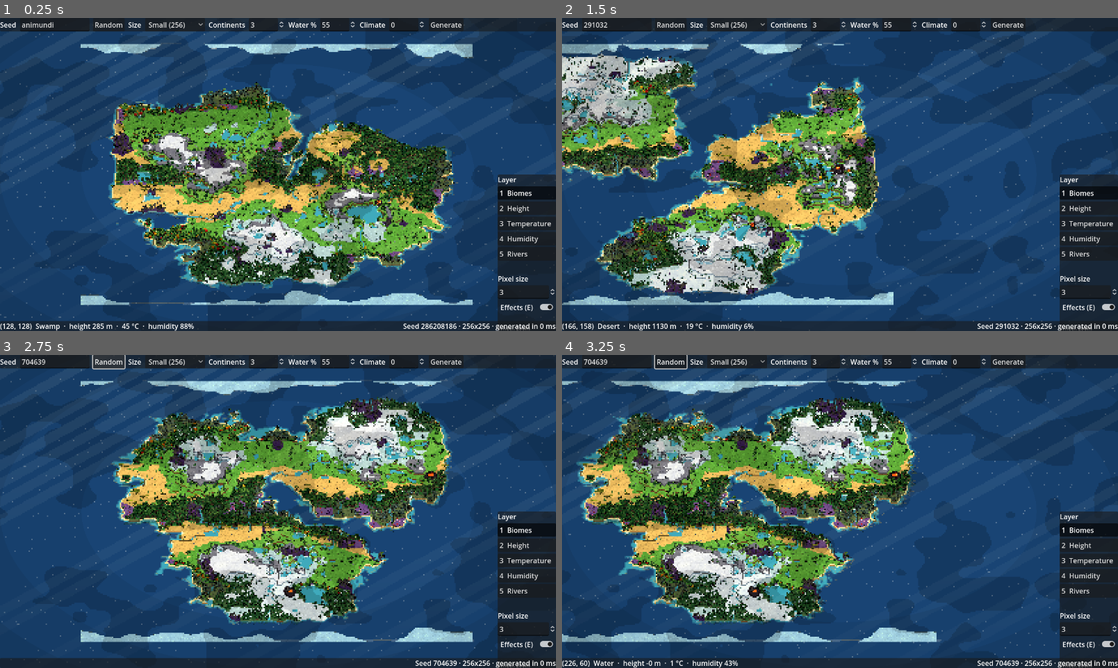
Above: before the commit, frames 1-4 (two rows, left to right).
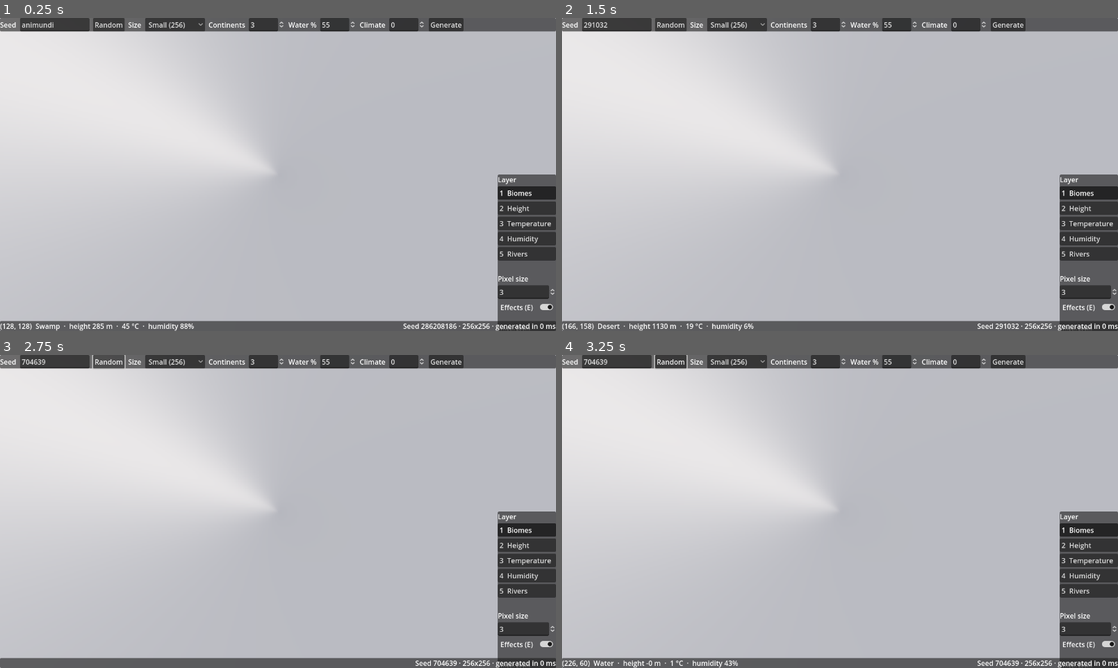
Above: after the commit, the same moments.

Repository: criptore/animundi
Game: Godot game, scene res://scenes/main.tscn
Two runs of this game, one before a commit and one after it. Both use one fixed random seed, a clock stepped at 60 frames per second and the inputs below.
Inputs (mouse positions are in pixels of both pictures, inside the frame that each line leads up to):
- Up to frame 1 (0.25 s): no input
- Up to frame 2 (1.5 s): tap Enter at 0.5 s; move the mouse to (962, 158) at 0.52 s; hold D 0.53-1.25 s; tap R at 0.6 s; click (962, 158) at 0.67 s; drag from (728, 190) to (812, 237) at 1.27 s
- Up to frame 3 (2.75 s): click "Random" at 2 s
- Up to frame 4 (3.25 s): move the mouse to (895, 442) at 2.77 s; hold D from 2.78 s (still down); tap 1 at 2.85 s

The runs differ from the first frame. In frame 1, 97% of the frame differs, in the area x 0-100%, y 0-100%; in frame 2, 97%; in frame 3, 97%; in frame 4, 97%.

Commit message:
Replace homemade effects with Leo Peltola's 3D pixel-art stylizer
The light shafts, vignette, cloud shadows, cliff-edge lines and wind
sway are removed. The outline & highlight pass from Leo Peltola's
Godot-3d-pixelart-demo (MIT, copied unmodified into shaders/vendor with
its license) is drawn on a quad in front of the camera, kept the size
of the view and hidden from the reflection camera; E toggles it.

The project switches to the Forward+ renderer, which the stylizer needs
for the normal buffer. Vertex colours are converted to linear again and
the sun and ambient energies re-measured so a lit surface shows its
palette colour.

Co-Authored-By: Claude Opus 5.5 <noreply@anthropic.com>
Claude-Session: https://claude.ai/code/session_01GoyuuhY9JrMPE9JVSkrvu8

Diff:
--- a/project.godot
+++ b/project.godot
@@ -8,7 +8,7 @@
 config/name="Animundi"
 config/description="A pixel-art god sandbox where every world is generated from a seed."
 run/main_scene="res://scenes/main.tscn"
-config/features=PackedStringArray("4.3", "GL Compatibility")
+config/features=PackedStringArray("4.3", "Forward Plus")
 config/icon="res://icon.svg"
 
 [display]
@@ -18,7 +18,7 @@
 
 [rendering]
 
-renderer/rendering_method="gl_compatibility"
-renderer/rendering_method.mobile="gl_compatibility"
+renderer/rendering_method="forward_plus"
+renderer/rendering_method.mobile="mobile"
 textures/canvas_textures/default_texture_filter=0
 2d/snap/snap_2d_transforms_to_pixel=true
--- a/scripts/main.gd
+++ b/scripts/main.gd
@@ -13,8 +13,9 @@
 const SceneStyle = preload("res://scripts/render3d/scene_style.gd")
 const Hud = preload("res://scripts/ui/hud.gd")
 
-## Render layer of the water surfaces, hidden from the reflection camera.
+## Render layers hidden from the reflection camera: water surfaces and the stylizer pass.
 const WATER_LAYER := 2
+const STYLIZER_LAYER := 4
 
 var settings := WorldSettings.new()
 var world: WorldData
@@ -33,6 +34,8 @@
 ## Renders the scene mirrored under the water plane, for water reflections.
 var _reflection := SubViewport.new()
 var _reflection_camera := Camera3D.new()
+## Leo Peltola's pixel-art outline & highlight pass, on a quad in front of the camera.
+var _stylizer: MeshInstance3D
 var _hud := Hud.new()
 var _style := SceneStyle.new()
 var _dragging := false
@@ -49,7 +52,6 @@
 	_container.stretch_shrink = pixel_scale
 	_container.texture_filter = CanvasItem.TEXTURE_FILTER_NEAREST
 	_container.mouse_filter = Control.MOUSE_FILTER_IGNORE
-	_container.material = _style.post
 	add_child(_container)
 	_viewport.msaa_3d = Viewport.MSAA_DISABLED
 	_container.add_child(_viewport)
@@ -61,6 +63,7 @@
 	for node in [_terrain, _ocean, _vegetation, _camera]:
 		_viewport.add_child(node)
 	_camera.current = true
+	_stylizer = _style.add_stylizer(_camera, STYLIZER_LAYER)
 
 	# Reflections: a camera mirrored under the water plane renders the same world (water itself
 	# excluded through its render layer) into a transparent texture the water shader reads.
@@ -70,7 +73,7 @@
 	_reflection.render_target_update_mode = SubViewport.UPDATE_ALWAYS
 	_viewport.add_child(_reflection)
 	_reflection_camera.projection = Camera3D.PROJECTION_ORTHOGONAL
-	_reflection_camera.cull_mask = 0xFFFFF & ~WATER_LAYER
+	_reflection_camera.cull_mask = 0xFFFFF & ~WATER_LAYER & ~STYLIZER_LAYER
 	_reflection_camera.current = true
 	_reflection.add_child(_reflection_camera)
 	_style.water.set_shader_parameter("reflection", _reflection.get_texture())
@@ -80,7 +83,7 @@
 	_hud.generate_requested.connect(generate)
 	_hud.layer_selected.connect(show_layer)
 	_hud.pixel_scale_changed.connect(set_pixel_scale)
-	_hud.effects_toggled.connect(_style.set_effects)
+	_hud.effects_toggled.connect(func(on): _stylizer.visible = on)
 	add_child(_hud)
 	generate()
 
@@ -88,10 +91,7 @@
 func generate() -> void:
 	world = WorldGenerator.generate(settings)
 	_heights = TerrainBuilder.heights(world)
-	var heightmap := TerrainBuilder.heightmap_texture(world, _heights)
-	_style.water.set_shader_parameter("heightmap", heightmap)
-	_style.terrain.set_shader_parameter("heightmap", heightmap)
-	_style.terrain.set_shader_parameter("has_heightmap", true)
+	_style.water.set_shader_parameter("heightmap", TerrainBuilder.heightmap_texture(world, _heights))
 	_style.water.set_shader_parameter("map_size", Vector2(world.width, world.height))
 
 	var ocean := PlaneMesh.new()
@@ -143,6 +143,8 @@
 	if world == null:
 		return
 	_update_reflection()
+	var view := _viewport.size
+	_style.update_stylizer(_stylizer, _camera, float(view.x) / maxf(view.y, 1.0))
 	var close := _camera.world_per_pixel() < GROUND_COVER_MAX_PIXEL
 	for node in _ground_cover:
 		node.visible = close
--- a/scripts/render3d/scene_style.gd
+++ b/scripts/render3d/scene_style.gd
@@ -1,24 +1,20 @@
 ## The shared look of every 3D view (game and asset sheets): environment, sun and materials,
 ## following docs/ART_DIRECTION.md. Change the look here and it changes everywhere.
-## Palette colours are given to the shaders as they are (no linear conversion): sun and ambient are
-## tuned so a lit flat surface shows its palette colour and a shaded one about 60% of it.
+## Rendered with Forward+: palette colours are sRGB, vertex colours are converted to linear; sun and
+## ambient are tuned (measured) so a lit flat surface shows its palette colour.
 extends RefCounted
 
 const TerrainShader = preload("res://shaders/terrain.gdshader")
 const WaterShader = preload("res://shaders/water.gdshader")
 const SpriteShader = preload("res://shaders/sprite.gdshader")
-const PostShader = preload("res://shaders/post.gdshader")
+const StylizerShader = preload("res://shaders/vendor/pixelart_stylizer.gdshader")
 const SpriteLibrary = preload("res://scripts/render3d/sprite_library.gd")
-
-## Wind sway (world units at the top of the sprite) by sprite group; others stand still.
-const SWAY := {"trees": 0.05, "plants": 0.03}
-const STILL := ["plants/Rock", "plants/Boulder", "plants/Grassy_rock", "plants/Cactus"]
 
 var terrain := ShaderMaterial.new()
 var water := ShaderMaterial.new()
-## Final pass on the low-resolution render (light shafts, warm grade, vignette).
-var post := ShaderMaterial.new()
-var effects := true
+## Leo Peltola's 3D pixel-art outline & highlight pass (shaders/vendor), drawn on a quad just in
+## front of the camera: dark outlines where depth jumps, light highlights where surfaces turn.
+var stylizer := ShaderMaterial.new()
 var _sprites := {}
 
 
@@ -27,7 +23,7 @@
 	water.shader = WaterShader
 	water.set_shader_parameter("shallow_color", Color("#49ccdf"))
 	water.set_shader_parameter("deep_color", Color("#1b4479"))
-	post.shader = PostShader
+	stylizer.shader = StylizerShader
 
 
 ## Material drawing one sprite (shared by every instance of it).
@@ -36,17 +32,28 @@
 		var m := ShaderMaterial.new()
 		m.shader = SpriteShader
 		m.set_shader_parameter("sprite", SpriteLibrary.texture(id))
-		m.set_shader_parameter("sway", 0.0 if id in STILL else SWAY.get(id.get_slice("/", 0), 0.0))
-		m.set_shader_parameter("effects", effects)
 		_sprites[id] = m
 	return _sprites[id]
 
 
-## Turns the shader effects (wind, clouds, outlines, light shafts, grade) on or off everywhere.
-func set_effects(on: bool) -> void:
-	effects = on
-	for m in [terrain, water, post] + _sprites.values():
-		m.set_shader_parameter("effects", on)
+## Adds the stylizer pass in front of `camera` (it must be kept sized with update_stylizer).
+## It sits on its own render layer so other cameras (reflections) can leave it out.
+func add_stylizer(camera: Camera3D, layer: int) -> MeshInstance3D:
+	var quad := MeshInstance3D.new()
+	var plane := PlaneMesh.new()
+	quad.mesh = plane
+	quad.material_override = stylizer
+	quad.layers = layer
+	quad.cast_shadow = GeometryInstance3D.SHADOW_CASTING_SETTING_OFF
+	# A plane facing the camera, just past its near plane.
+	quad.transform = Transform3D(Basis(Vector3.RIGHT, PI / 2.0), Vector3(0, 0, -camera.near - 0.5))
+	camera.add_child(quad)
+	return quad
+
+
+## Keeps the stylizer quad covering the whole view of an orthographic camera.
+func update_stylizer(quad: MeshInstance3D, camera: Camera3D, aspect: float) -> void:
+	(quad.mesh as PlaneMesh).size = Vector2(camera.size * aspect, camera.size) * 1.2
 
 
 ## Adds the environment (sky colour, soft bluish ambient) and the warm sun to `parent`.
@@ -57,7 +64,7 @@
 	env.ambient_light_source = Environment.AMBIENT_SOURCE_COLOR
 	# Bluish ambient: shadows turn cool and soft instead of black (cosy look).
 	env.ambient_light_color = Color(0.62, 0.72, 0.95)
-	env.ambient_light_energy = 0.21
+	env.ambient_light_energy = 0.47
 	var world_env := WorldEnvironment.new()
 	world_env.environment = env
 	parent.add_child(world_env)
@@ -66,7 +73,7 @@
 	# fall to the right of every tree and rock.
 	var sun := DirectionalLight3D.new()
 	sun.rotation_degrees = Vector3(-42.0, -65.0, 0.0)
-	sun.light_energy = 0.47
+	sun.light_energy = 1.05
 	sun.light_color = Color(1.0, 0.93, 0.8)
 	sun.shadow_enabled = true
 	sun.directional_shadow_mode = DirectionalLight3D.SHADOW_ORTHOGONAL
--- a/scripts/render3d/terrain_builder.gd
+++ b/scripts/render3d/terrain_builder.gd
@@ -104,7 +104,7 @@
 
 
 ## Terrain mesh. `layer` is "Biomes" or one of the data layers of MapRenderer.
-## Colours are used as they are: the renderer (GL Compatibility) lights them directly.
+## Palette colours are sRGB; vertex colours are stored linear, as the Forward+ renderer expects.
 static func build_terrain(world: WorldData, h: PackedFloat32Array, layer := "Biomes",
 		renderer: MapRenderer = null) -> ArrayMesh:
 	var verts := PackedVector3Array()
@@ -128,9 +128,10 @@
 				c = Color(base.r + v, base.g + v, base.b + v * 0.5)
 			else:
 				c = renderer.layer_color(world, i, layer)
+			c = c.srgb_to_linear()
 			var top_uv := Vector2(pattern(world.biome[i]) if layer == "Biomes" else Pattern.PLAIN, 0.0)
 			_quad(verts, normals, colors, uvs, Vector3(x - 0.5, top, z - 0.5), Vector3(1, 0, 0), Vector3(0, 0, 1), Vector3.UP, c, top_uv)
-			var wall: Color = side_color(world.biome[i]) if layer == "Biomes" or renderer == null else c.darkened(0.3)
+			var wall: Color = side_color(world.biome[i]).srgb_to_linear() if layer == "Biomes" or renderer == null else c.darkened(0.3)
 			for s in sides:
 				var d: Vector2i = s[0]
 				var n: Vector3 = s[1]
--- a/scripts/ui/hud.gd
+++ b/scripts/ui/hud.gd
@@ -100,7 +100,7 @@
 	_effects = CheckButton.new()
 	_effects.text = "Effects (E)"
 	_effects.button_pressed = true
-	_effects.tooltip_text = "Wind, clouds, outlines, light shafts"
+	_effects.tooltip_text = "Pixel-art outlines and highlights"
 	_effects.toggled.connect(func(on): effects_toggled.emit(on))
 	layers.add_child(_effects)
 	var help := _label("\nWheel: zoom\nRight drag / WASD: pan\nR: random seed")
--- a/shaders/post.gdshader
+++ /dev/null
@@ -1,31 +0,0 @@
-// Final pass over the low-resolution render (on the SubViewportContainer): soft diagonal light
-// shafts drifting from the top left, a warm afternoon grade and a light vignette. Computed per
-// render pixel so it stays pixel art.
-shader_type canvas_item;
-
-uniform bool effects = true;
-uniform vec3 warm = vec3(1.05, 1.0, 0.92);
-uniform float shaft_strength = 0.07;
-uniform float vignette = 0.12;
-
-float hash_band(float x) {
-	return fract(sin(x * 91.17) * 43758.5453);
-}
-
-void fragment() {
-	vec4 col = texture(TEXTURE, UV);
-	if (effects) {
-		vec2 size = 1.0 / TEXTURE_PIXEL_SIZE;
-		vec2 px = floor(UV * size);
-		// Light shafts: bands along the sun direction, each with its own brightness, drifting.
-		float d = px.x * 0.55 + px.y + TIME * 1.5;
-		float band = floor(d / 14.0);
-		float lit = step(0.55, hash_band(band)) * step(fract(d / 14.0), 0.6);
-		float fade = 1.0 - UV.y * 0.8;
-		col.rgb += vec3(1.0, 0.92, 0.7) * lit * shaft_strength * fade;
-		col.rgb *= mix(vec3(1.0), warm, 0.6);
-		vec2 v = UV - 0.5;
-		col.rgb *= 1.0 - vignette * floor(dot(v, v) * 8.0) / 2.0;
-	}
-	COLOR = col;
-}
--- a/shaders/sprite.gdshader
+++ b/shaders/sprite.gdshader
@@ -1,27 +1,17 @@
 // A 2D pixel-art sprite standing in the 3D world (upright quad facing the fixed camera).
-// Lit like the ground it stands on (normal up), so it darkens in the shade of trees and clouds and
+// Lit like the ground it stands on (normal up), so it darkens in the shade of trees and
 // shows its exact sheet colours in full sun. Pixels outside the drawing are cut, also in the
-// shadow pass, so it casts a shadow of its own shape. Plants sway in the wind (`sway`).
+// shadow pass, so it casts a shadow of its own shape.
 shader_type spatial;
 render_mode cull_disabled;
 
 #include "res://shaders/toon.gdshaderinc"
 
 uniform sampler2D sprite : source_color, filter_nearest, repeat_disable;
-uniform bool effects = true;
-// Wind sway of the top of the sprite, in world units (0 = none).
-uniform float sway = 0.0;
 
 varying vec3 world_pos;
 
 void vertex() {
-	vec3 origin = (MODEL_MATRIX * vec4(0.0, 0.0, 0.0, 1.0)).xyz;
-	if (effects && sway > 0.0) {
-		float top = 1.0 - UV.y;
-		float gust = sin(TIME * 1.3 + origin.x * 0.4 + origin.z * 0.3) + 0.5 * sin(TIME * 2.9 + origin.x);
-		// Whole steps of a fraction of a pixel, so the motion stays pixel-like.
-		VERTEX.x += floor(gust * 2.0) / 2.0 * sway * top * top;
-	}
 	NORMAL = vec3(0.0, 1.0, 0.0);
 	world_pos = (MODEL_MATRIX * vec4(VERTEX, 1.0)).xyz;
 }
@@ -31,7 +21,7 @@
 	if (c.a < 0.5) {
 		discard;
 	}
-	ALBEDO = c.rgb * (effects ? cloud_shade(world_pos.xz, TIME, 8.0) : 1.0);
+	ALBEDO = c.rgb;
 	ROUGHNESS = 1.0;
 	SPECULAR = 0.0;
 }
--- a/shaders/terrain.gdshader
+++ b/shaders/terrain.gdshader
@@ -1,8 +1,7 @@
 // Terrain: biome colour (vertex colour) with a pixel pattern painted in world space, lit in soft
 // bands with shadows. Tile tops carry their pattern in UV.x (TerrainBuilder.Pattern): grass tufts,
 // forest-floor litter, sand ripples, snow sparkles, rock cracks, moving lava. Cliff faces (UV.y = 1)
-// get rock strata. With `effects`: a dark pixel outline along tile tops where the ground drops
-// (read from the heightmap), and drifting cloud shadows.
+// get rock strata. Outlines and highlights come from the pixel-art stylizer post pass.
 shader_type spatial;
 render_mode cull_back;
 
@@ -11,30 +10,11 @@
 // Pattern pixels per tile.
 uniform float pixels = 8.0;
 uniform float grain = 0.06;
-uniform bool effects = true;
-// Ground height per tile (TerrainBuilder.heightmap_texture), for the cliff-edge outlines.
-uniform sampler2D heightmap : filter_nearest, repeat_disable;
-uniform bool has_heightmap = false;
 
 varying vec3 world_pos;
 
 void vertex() {
 	world_pos = (MODEL_MATRIX * vec4(VERTEX, 1.0)).xyz;
-}
-
-// True on the outermost pattern pixel of a tile top whose neighbour on that side is lower.
-bool cliff_edge(vec3 p) {
-	vec2 tile = round(p.xz);
-	vec2 f = p.xz - tile;
-	float edge = 0.5 - 1.0 / pixels;
-	ivec2 t = ivec2(tile);
-	ivec2 size = textureSize(heightmap, 0);
-	float here = p.y - 0.05;
-	if (f.x > edge && t.x + 1 < size.x && texelFetch(heightmap, t + ivec2(1, 0), 0).r < here) return true;
-	if (f.x < -edge && t.x > 0 && texelFetch(heightmap, t - ivec2(1, 0), 0).r < here) return true;
-	if (f.y > edge && t.y + 1 < size.y && texelFetch(heightmap, t + ivec2(0, 1), 0).r < here) return true;
-	if (f.y < -edge && t.y > 0 && texelFetch(heightmap, t - ivec2(0, 1), 0).r < here) return true;
-	return false;
 }
 
 void fragment() {
@@ -80,12 +60,6 @@
 			EMISSION = c * 0.8;
 		}
 	}
-	if (effects) {
-		if (has_heightmap && UV.y < 0.5) {
-			c *= cliff_edge(world_pos) ? 0.42 : 1.0;
-		}
-		c *= cloud_shade(world_pos.xz, TIME, pixels);
-	}
 	ALBEDO = c;
 	ROUGHNESS = 1.0;
 	SPECULAR = 0.0;
--- a/shaders/water.gdshader
+++ b/shaders/water.gdshader
@@ -13,7 +13,6 @@
 uniform vec4 foam_color : source_color = vec4(0.93, 0.98, 1.0, 1.0);
 // Depth (in tiles) at which water reaches its deepest colour.
 uniform float full_depth = 1.5;
-uniform bool effects = true;
 uniform bool has_reflection = false;
 uniform sampler2D reflection : filter_nearest, repeat_disable;
 uniform float reflection_strength = 0.45;
@@ -55,8 +54,5 @@
 	float foam = step(depth, swell);
 	c = mix(c, foam_color.rgb, foam * 0.85);
 
-	if (effects) {
-		c *= cloud_shade(world_pos.xz, TIME, 8.0);
-	}
 	ALBEDO = c;
 }
--- a/tools/asset_sheet.gd
+++ b/tools/asset_sheet.gd
@@ -28,6 +28,7 @@
 var _min := Vector3(INF, 0, INF)
 var _max := Vector3(-INF, 0, -INF)
 var _title := ""
+var _stylizer: MeshInstance3D
 
 
 func _initialize() -> void:
@@ -46,13 +47,13 @@
 	container.stretch = true
 	container.stretch_shrink = PIXEL
 	container.texture_filter = CanvasItem.TEXTURE_FILTER_NEAREST
-	container.material = _style.post
 	root.add_child(container)
 	_viewport.msaa_3d = Viewport.MSAA_DISABLED
 	container.add_child(_viewport)
 	_style.add_lighting(_viewport, MEADOW)
 	_viewport.add_child(_camera)
 	_camera.current = true
+	_stylizer = _style.add_stylizer(_camera, 4)
 	_add_ground()
 
 	match _sheet:
@@ -78,6 +79,8 @@
 			# One sprite pixel per render pixel.
 			view_h = SpriteLibrary.SCALE["peoples"] * WINDOW.y / PIXEL
 		_camera.frame(ORIGIN + centre + Vector3(0, 0, -0.6), view_h)
+	if _frames >= 2:
+		_style.update_stylizer(_stylizer, _camera, float(WINDOW.x) / WINDOW.y)
 	if _frames == 4:
 		_add_labels()
 	if _frames == 14:
@@ -155,7 +158,7 @@
 	st.begin(Mesh.PRIMITIVE_TRIANGLES)
 	var s := 400.0
 	for v in [Vector3(-s, 0, -s), Vector3(s, 0, -s), Vector3(-s, 0, s), Vector3(s, 0, -s), Vector3(s, 0, s), Vector3(-s, 0, s)]:
-		st.set_color(MEADOW)
+		st.set_color(MEADOW.srgb_to_linear())
 		st.set_normal(Vector3.UP)
 		st.add_vertex(v)
 	var ground := MeshInstance3D.new()
@@ -175,7 +178,7 @@
 	var h := Vector3(0.85, 0, 0.8)
 	var y := Vector3(0, 0.08, 0)
 	for v in [Vector3(-h.x, 0, -h.z), Vector3(h.x, 0, -h.z), Vector3(-h.x, 0, h.z), Vector3(h.x, 0, -h.z), Vector3(h.x, 0, h.z), Vector3(-h.x, 0, h.z)]:
-		st.set_color(color)
+		st.set_color(color.srgb_to_linear())
 		st.set_normal(Vector3.UP)
 		st.add_vertex(v + y)
 	var mi := MeshInstance3D.new()
Binary file changed: docs/images/assets_creatures.png
Binary file changed: docs/images/assets_nature.png
Binary file changed: docs/images/assets_peoples.png
Binary file changed: docs/images/world_0.1.png
Not shown, changed: shaders/toon.gdshaderinc
Not shown, added: shaders/vendor/LICENSE-pixelart_stylizer.txt
Not shown, added: shaders/vendor/pixelart_stylizer.gdshader
Not shown, changed: docs/ART_DIRECTION.md
